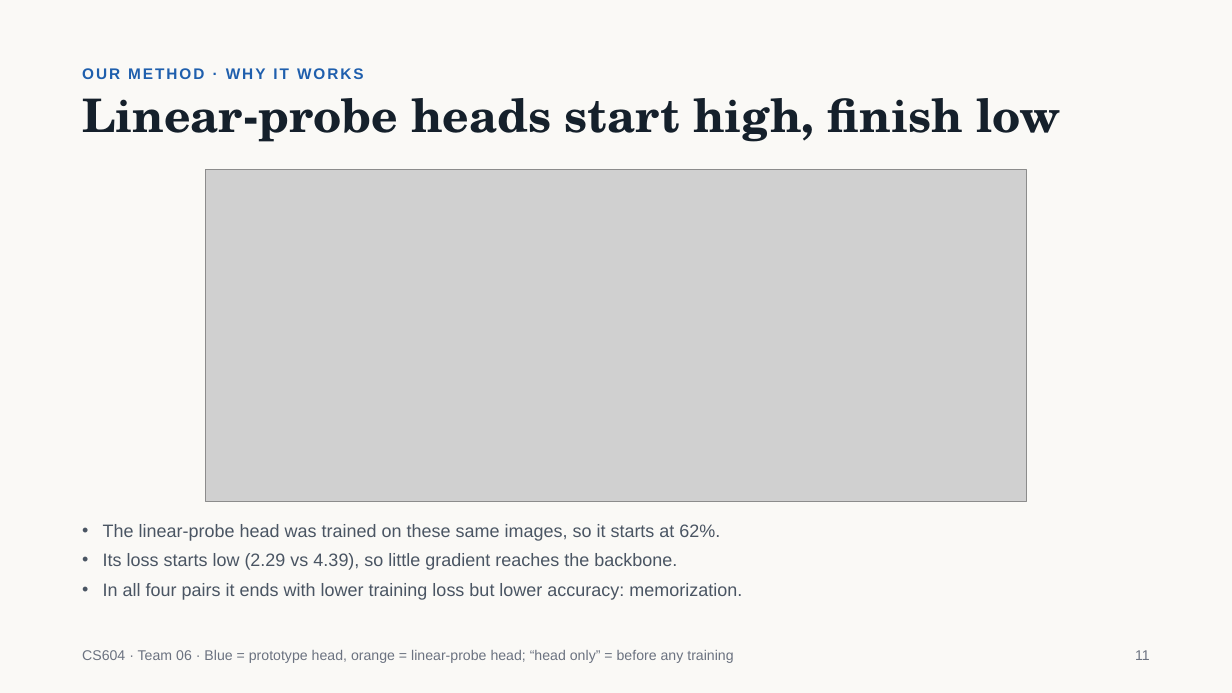
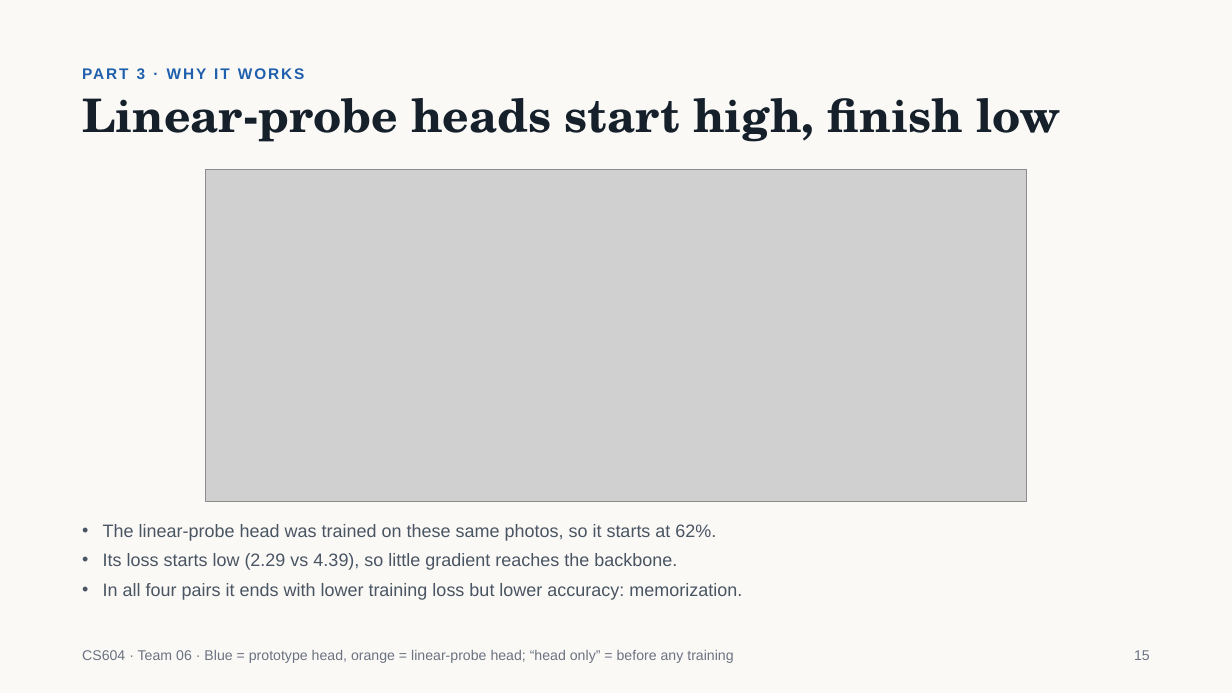
Before and after one commit to jiaobuchong/deep-cv, a slide deck: slide 15 of cs604_team06_slides.pptx (slide 11 before the commit). Drawn at 1232x693 pixels with LibreOffice and Linux fonts; fonts in the diff are those of the drawing; grey boxes stand for pictures. Boxes give left, top, right and bottom in pixels: in the first picture for what was removed or moved away, otherwise in the second. Text is boxed around its words. In the diff, an @@ line names an element or a change of style, - is before the commit and + after.

```diff
--- a/cs604_team06_slides.pptx
+++ b/cs604_team06_slides.pptx
@@ text at <box>137,68,602,537</box>: text changed @@
-OUR METHOD · WHY IT WORKS
+PART 3 · WHY IT WORKS
@@ text at <box>103,524,716,541</box>: text changed @@
-• The linear-probe head was trained on these same images, so it starts at 62%.
+• The linear-probe head was trained on these same photos, so it starts at 62%.
@@ text at <box>1134,650,1150,660</box>: text changed @@
-11
+15
```
Also in this commit, not shown: 17 other slides changed, 5 slides added, 1 slide removed, 51 other files.
